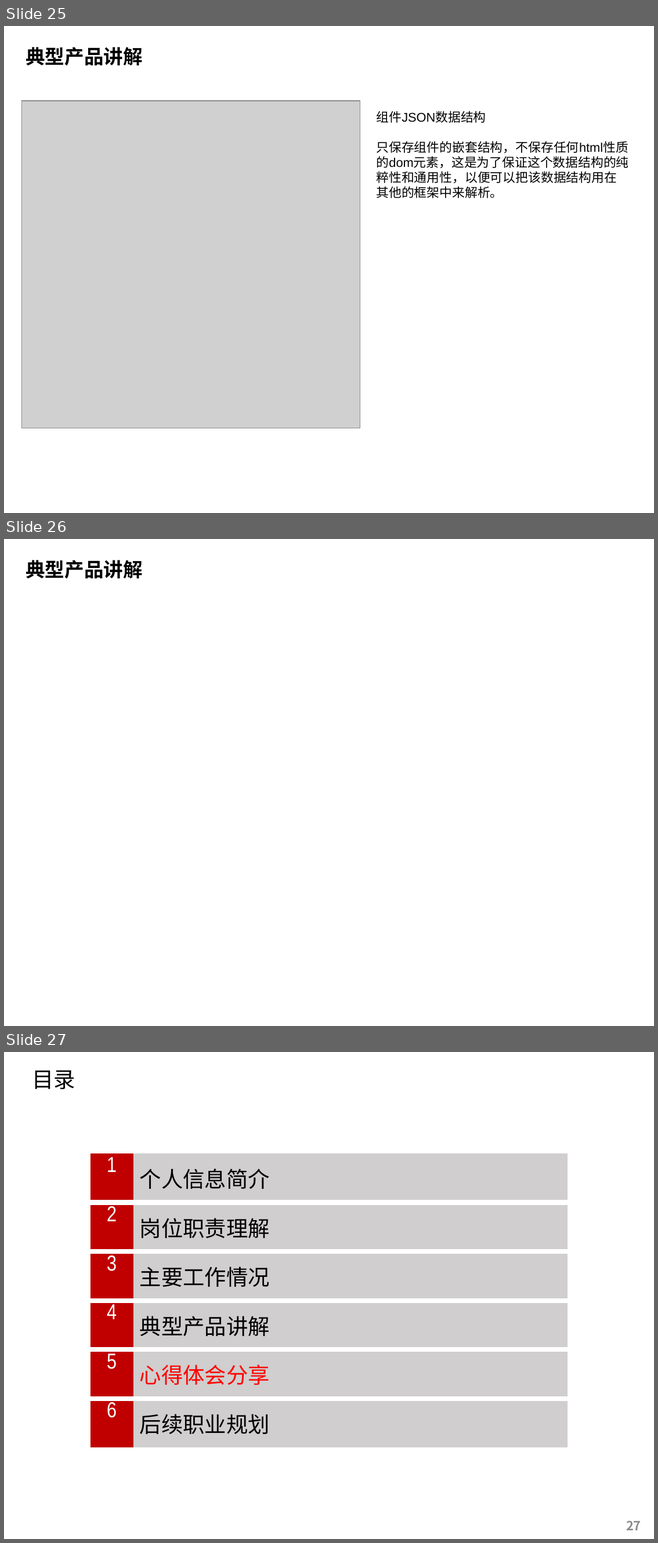
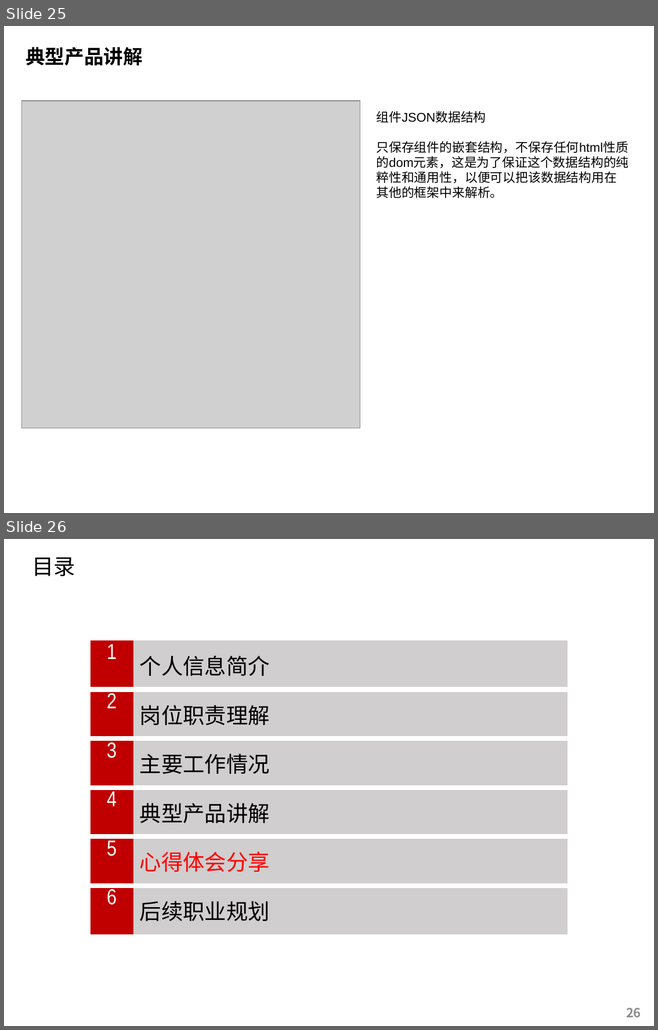
Before and after one commit to donghuizhou/drag-form-new, a slide deck: src/zhou.pptx. Shown one above the other, each under a label of ours: slides 25, 26 and 27 before the commit, slides 25 and 26 after it. The pictures are 658x1543 and 658x1030 pixels, drawn with LibreOffice and Linux fonts; fonts in the diff are those of the drawing; grey boxes stand for pictures; background and template pictures are left out. Boxes give left, top, right and bottom in pixels: in the first picture for what was removed or moved away, otherwise in the second. Text is boxed around its words. In the diff, an @@ line names an element or a change of style, - is before the commit and + after.

```diff
--- a/src/zhou.pptx
+++ b/src/zhou.pptx
@@ slide 26 removed at bbox=[4, 539, 654, 1026], background picture (left out) @@
@@ text removed at bbox=[25, 560, 143, 578] @@
-典型产品讲解
@@ what was slide 27 is now slide 26 @@
@@ page number at bbox=[626, 1008, 641, 1017]: text changed @@
-27
+26
```
Also in this commit, not shown: 5 slides changed, 1 slide added, 1 other slide removed, 1 other file.
